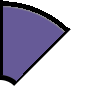
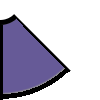
Layers edited between the first and the second w=100, h=100 image:
added layer "Transformation" above "Background" over [0, 14, 71, 100]
painted on "Background" over [0, 0, 71, 86]
